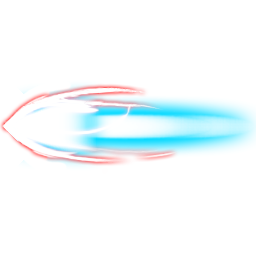
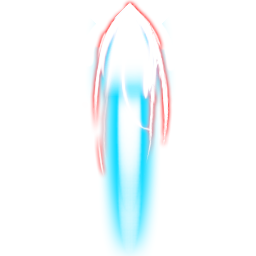
Two versions of the same layered image (256px x 256px). Layer-by-layer changes:
painted on "Layer 6" over [1, 1, 179, 177]
painted on "Layer 4 copy" over [4, 4, 226, 226]
painted on "Layer 3" over [44, 44, 254, 254]
